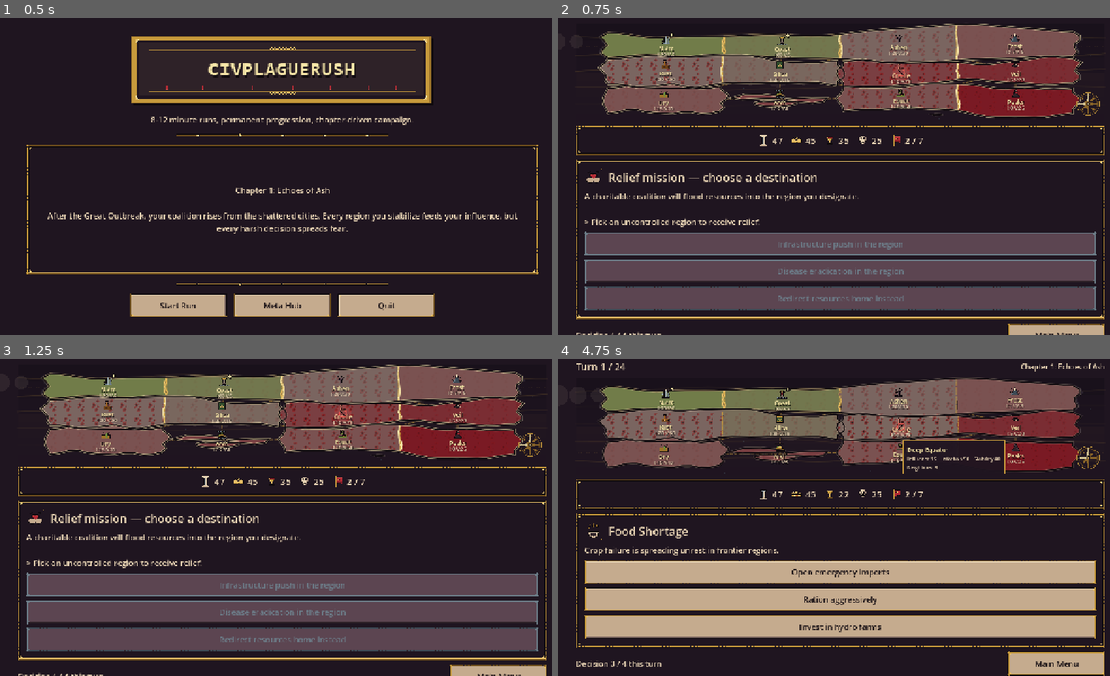
Above: before the commit, frames 1-4 (two rows, left to right).
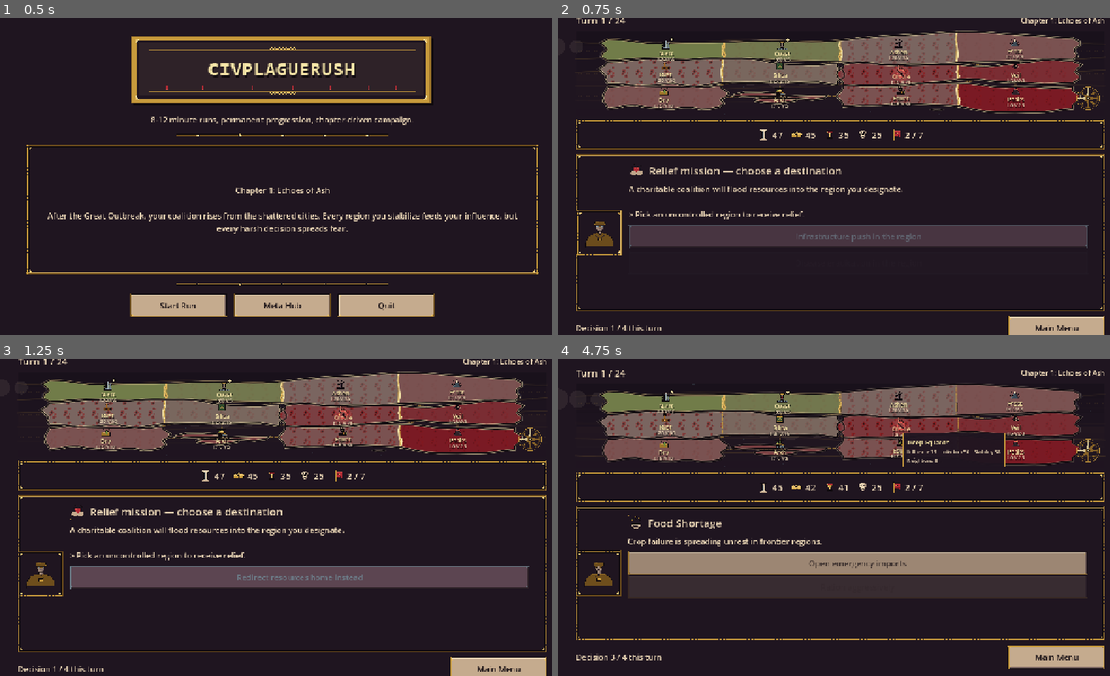
Above: after the commit, the same moments.

Repository: josemarnaiz/civplaguerush
Game: Godot game, scene res://scenes/MainMenu.tscn
Two runs of this game, one before a commit and one after it. Both use one fixed random seed, a clock stepped at 60 frames per second and the inputs below.
Inputs (mouse positions are in pixels of both pictures, inside the frame that each line leads up to):
- Up to frame 1 (0.5 s): no input
- Up to frame 2 (0.75 s): click "Start Run" at 0.5 s
- Up to frame 3 (1.25 s): no input
- Up to frame 4 (4.75 s): tap Enter at 1.25 s; drag from (839, 412) to (894, 447) at 1.27 s; drag from (729, 533) to (811, 580) at 2.02 s; click "Infrastructure push in Silica" at 2.75 s; move the mouse to (894, 447) at 3.52 s; hold D 3.53-4.25 s; tap E at 3.6 s; click "Deploy loyalist cadre" at 4.25 s

Frame 1 is identical in both runs. In frame 2, 33% of the frame differs, in the area x 3-99%, y 0-100%; in frame 3, 33%; in frame 4, 37%, in the area x 3-99%, y 1-100%.

Commit message:
Add advisor portraits, narrative canon docs, and run scene advisor hookup
- Generate six advisor portraits (arcanist, architect, chancellor, marshal, plaguewright, shadow) and preview composite, with gen_advisors.py / preview_advisors.py tooling wired into build_all.py.
- Extend ART_bible.md and add RunScene/run_scene.gd wiring for advisor display.
- Land narrative docs: canonical lullaby, Veil sermons, style guide, UI microtext, and PT-BR localization sample.

Made-with: Cursor

Diff:
--- a/scenes/RunScene.tscn
+++ b/scenes/RunScene.tscn
@@ -64,7 +64,7 @@
 layout_mode = 2
 size_flags_horizontal = 3
 size_flags_vertical = 0
-custom_minimum_size = Vector2(0, 220)
+custom_minimum_size = Vector2(0, 190)
 
 [node name="StatePanel" type="PanelContainer" parent="Margin/VBox"]
 layout_mode = 2
@@ -172,36 +172,54 @@
 [node name="EventPanel" type="PanelContainer" parent="Margin/VBox"]
 layout_mode = 2
 size_flags_vertical = 3
-
-[node name="EventVBox" type="VBoxContainer" parent="Margin/VBox/EventPanel"]
-layout_mode = 2
+clip_contents = true
+
+[node name="EventRow" type="HBoxContainer" parent="Margin/VBox/EventPanel"]
+layout_mode = 2
+theme_override_constants/separation = 14
+
+[node name="AdvisorSlot" type="PanelContainer" parent="Margin/VBox/EventPanel/EventRow"]
+layout_mode = 2
+size_flags_vertical = 4
+custom_minimum_size = Vector2(72, 72)
+
+[node name="AdvisorPortrait" type="TextureRect" parent="Margin/VBox/EventPanel/EventRow/AdvisorSlot"]
+layout_mode = 2
+custom_minimum_size = Vector2(64, 64)
+expand_mode = 1
+stretch_mode = 5
+texture_filter = 1
+
+[node name="EventVBox" type="VBoxContainer" parent="Margin/VBox/EventPanel/EventRow"]
+layout_mode = 2
+size_flags_horizontal = 3
 theme_override_constants/separation = 10
 
-[node name="EventHeader" type="HBoxContainer" parent="Margin/VBox/EventPanel/EventVBox"]
-layout_mode = 2
-theme_override_constants/separation = 14
-
-[node name="EventIcon" type="TextureRect" parent="Margin/VBox/EventPanel/EventVBox/EventHeader"]
-layout_mode = 2
-custom_minimum_size = Vector2(40, 40)
-expand_mode = 1
-stretch_mode = 5
-texture_filter = 1
-
-[node name="EventTitle" type="Label" parent="Margin/VBox/EventPanel/EventVBox/EventHeader"]
-layout_mode = 2
-size_flags_horizontal = 3
-size_flags_vertical = 4
-theme_override_font_sizes/font_size = 26
+[node name="EventHeader" type="HBoxContainer" parent="Margin/VBox/EventPanel/EventRow/EventVBox"]
+layout_mode = 2
+theme_override_constants/separation = 10
+
+[node name="EventIcon" type="TextureRect" parent="Margin/VBox/EventPanel/EventRow/EventVBox/EventHeader"]
+layout_mode = 2
+custom_minimum_size = Vector2(36, 36)
+expand_mode = 1
+stretch_mode = 5
+texture_filter = 1
+
+[node name="EventTitle" type="Label" parent="Margin/VBox/EventPanel/EventRow/EventVBox/EventHeader"]
+layout_mode = 2
+size_flags_horizontal = 3
+size_flags_vertical = 4
+theme_override_font_sizes/font_size = 24
 text = "Event Title"
 vertical_alignment = 1
 
-[node name="EventDescription" type="Label" parent="Margin/VBox/EventPanel/EventVBox"]
+[node name="EventDescription" type="Label" parent="Margin/VBox/EventPanel/EventRow/EventVBox"]
 layout_mode = 2
 autowrap_mode = 2
 text = "Event Description"
 
-[node name="Choices" type="VBoxContainer" parent="Margin/VBox/EventPanel/EventVBox"]
+[node name="Choices" type="VBoxContainer" parent="Margin/VBox/EventPanel/EventRow/EventVBox"]
 layout_mode = 2
 theme_override_constants/separation = 8
 
--- a/scripts/run_scene.gd
+++ b/scripts/run_scene.gd
@@ -17,10 +17,13 @@
 @onready var stat_resources: Label = $Margin/VBox/StatePanel/StatsBox/Resources/Value
 @onready var stat_crisis: Label = $Margin/VBox/StatePanel/StatsBox/Crisis/Value
 @onready var stat_control: Label = $Margin/VBox/StatePanel/StatsBox/Control/Value
-@onready var event_icon: TextureRect = $Margin/VBox/EventPanel/EventVBox/EventHeader/EventIcon
-@onready var event_title_label: Label = $Margin/VBox/EventPanel/EventVBox/EventHeader/EventTitle
-@onready var event_description_label: Label = $Margin/VBox/EventPanel/EventVBox/EventDescription
-@onready var choices_container: VBoxContainer = $Margin/VBox/EventPanel/EventVBox/Choices
+@onready var event_panel: PanelContainer = $Margin/VBox/EventPanel
+@onready var event_row: HBoxContainer = $Margin/VBox/EventPanel/EventRow
+@onready var advisor_portrait: TextureRect = $Margin/VBox/EventPanel/EventRow/AdvisorSlot/AdvisorPortrait
+@onready var event_icon: TextureRect = $Margin/VBox/EventPanel/EventRow/EventVBox/EventHeader/EventIcon
+@onready var event_title_label: Label = $Margin/VBox/EventPanel/EventRow/EventVBox/EventHeader/EventTitle
+@onready var event_description_label: Label = $Margin/VBox/EventPanel/EventRow/EventVBox/EventDescription
+@onready var choices_container: VBoxContainer = $Margin/VBox/EventPanel/EventRow/EventVBox/Choices
 
 # Maps each event id (from data/events.json) to its event icon path.
 # Icons are optional; missing resources fall back to text-only header.
@@ -39,6 +42,25 @@
 	"mass_migration": "res://assets/art/events/event_migration.png",
 }
 const EVENT_ICON_FALLBACK_PATH: String = "res://assets/art/events/event_outbreak.png"
+
+# Maps event id -> advisor portrait that "narrates" this event. The advisor
+# thematically matches the event category (plague -> plaguewright, etc.) so
+# the council feels like a persistent cast reacting to the world.
+const ADVISOR_PATH_BY_ID: Dictionary = {
+	"food_shortage": "res://assets/art/advisors/advisor_architect.png",
+	"border_uprising": "res://assets/art/advisors/advisor_marshal.png",
+	"info_leak": "res://assets/art/advisors/advisor_shadow.png",
+	"pandemic_wave": "res://assets/art/advisors/advisor_plaguewright.png",
+	"golden_opportunity": "res://assets/art/advisors/advisor_chancellor.png",
+	"outbreak_focus": "res://assets/art/advisors/advisor_plaguewright.png",
+	"frontier_uprising": "res://assets/art/advisors/advisor_marshal.png",
+	"defector_cell": "res://assets/art/advisors/advisor_shadow.png",
+	"relief_mission": "res://assets/art/advisors/advisor_architect.png",
+	"sabotage_strike": "res://assets/art/advisors/advisor_shadow.png",
+	"cure_trial": "res://assets/art/advisors/advisor_arcanist.png",
+	"mass_migration": "res://assets/art/advisors/advisor_chancellor.png",
+}
+const ADVISOR_FALLBACK_PATH: String = "res://assets/art/advisors/advisor_chancellor.png"
 @onready var progress_label: Label = $Margin/VBox/Footer/ProgressLabel
 @onready var back_button: Button = $Margin/VBox/Footer/BackButton
 
@@ -192,6 +214,7 @@
 		choices_container.add_child(button)
 
 	_render_state()
+	_animate_event_reveal()
 
 
 # --- Regional pick mode ----------------------------------------------------
@@ -217,9 +240,55 @@
 
 func _assign_event_icon(event_data: Dictionary) -> void:
 	var id: String = String(event_data.get("id", ""))
-	var path: String = String(EVENT_ICON_PATH_BY_ID.get(id, EVENT_ICON_FALLBACK_PATH))
-	event_icon.texture = _safe_load_texture(path)
+	var icon_path: String = String(EVENT_ICON_PATH_BY_ID.get(id, EVENT_ICON_FALLBACK_PATH))
+	event_icon.texture = _safe_load_texture(icon_path)
 	event_icon.visible = event_icon.texture != null
+
+	var advisor_path: String = String(ADVISOR_PATH_BY_ID.get(id, ADVISOR_FALLBACK_PATH))
+	advisor_portrait.texture = _safe_load_texture(advisor_path)
+	advisor_portrait.visible = advisor_portrait.texture != null
+
+
+# --- Event reveal animation ------------------------------------------------
+# When a new event shows up, slide the whole panel in from the right by a few
+# pixels + fade. Advisor pops with a small scale punch. Choice buttons stagger
+# their fade-in so the player's eye tracks top-to-bottom.
+func _animate_event_reveal() -> void:
+	if not is_inside_tree():
+		return
+	# Kill any ongoing animation tweens so we don't stack them.
+	if event_row:
+		event_row.set_meta("_event_tween_generation", int(event_row.get_meta("_event_tween_generation", 0)) + 1)
+		event_row.modulate = Color(1, 1, 1, 0.0)
+		event_row.position = Vector2(24.0, 0.0)
+		var tw: Tween = create_tween()
+		tw.set_parallel(true)
+		tw.set_trans(Tween.TRANS_CUBIC).set_ease(Tween.EASE_OUT)
+		tw.tween_property(event_row, "modulate:a", 1.0, 0.28)
+		tw.tween_property(event_row, "position:x", 0.0, 0.34)
+
+	if advisor_portrait and advisor_portrait.visible:
+		advisor_portrait.pivot_offset = advisor_portrait.size * 0.5
+		advisor_portrait.scale = Vector2(0.86, 0.86)
+		var pt: Tween = create_tween()
+		pt.set_trans(Tween.TRANS_BACK).set_ease(Tween.EASE_OUT)
+		pt.tween_property(advisor_portrait, "scale", Vector2.ONE, 0.42)
+
+	# Stagger the choice buttons (they were just rebuilt in _render_current_event).
+	if choices_container:
+		var i: int = 0
+		for child in choices_container.get_children():
+			if child is Control:
+				var btn: Control = child
+				btn.modulate = Color(1, 1, 1, 0.0)
+				btn.position.y = 8.0
+				var delay: float = 0.10 + 0.08 * float(i)
+				var ct: Tween = create_tween()
+				ct.set_parallel(true)
+				ct.set_trans(Tween.TRANS_CUBIC).set_ease(Tween.EASE_OUT)
+				ct.tween_property(btn, "modulate:a", 1.0, 0.25).set_delay(delay)
+				ct.tween_property(btn, "position:y", 0.0, 0.30).set_delay(delay)
+				i += 1
 
 
 func _display_text(source: String, clean_placeholders: bool, fallback: Dictionary) -> String:
Binary file added: assets/art/advisors/advisor_arcanist.png
Not shown, added: assets/art/advisors/advisor_arcanist.png.import
Binary file added: assets/art/advisors/advisor_architect.png
Not shown, added: assets/art/advisors/advisor_architect.png.import
Binary file added: assets/art/advisors/advisor_chancellor.png
Not shown, added: assets/art/advisors/advisor_chancellor.png.import
Binary file added: assets/art/advisors/advisor_marshal.png
Not shown, added: assets/art/advisors/advisor_marshal.png.import
Binary file added: assets/art/advisors/advisor_plaguewright.png
Not shown, added: assets/art/advisors/advisor_plaguewright.png.import
Binary file added: assets/art/advisors/advisor_shadow.png
Not shown, added: assets/art/advisors/advisor_shadow.png.import
(and 11 more such lines)
